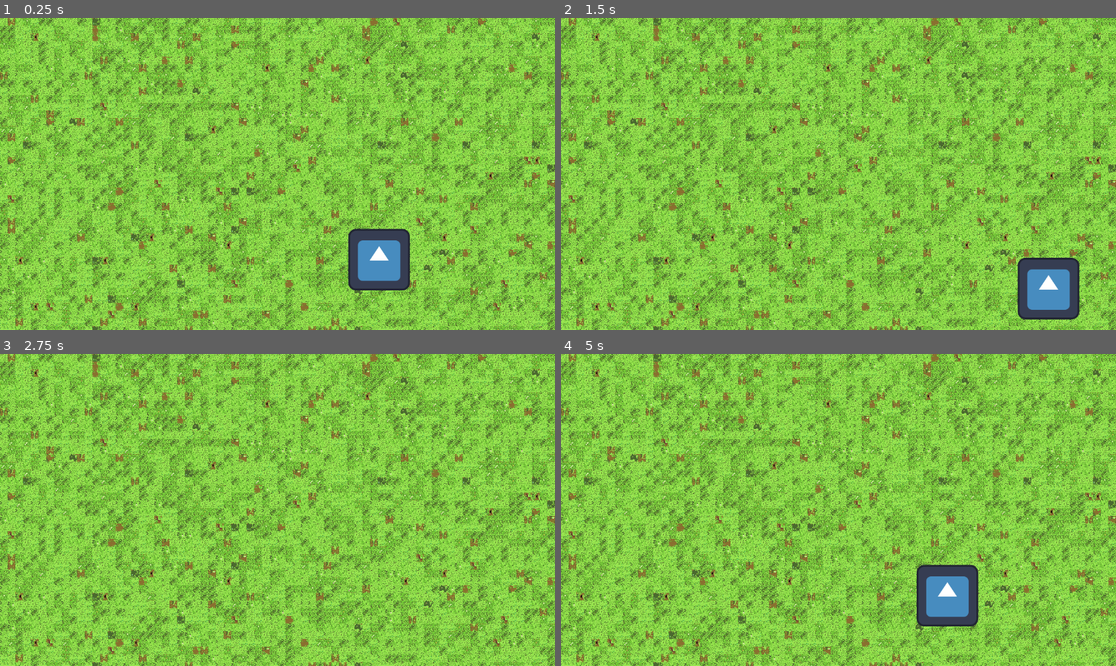
Above: before the commit, frames 1-4 (two rows, left to right).
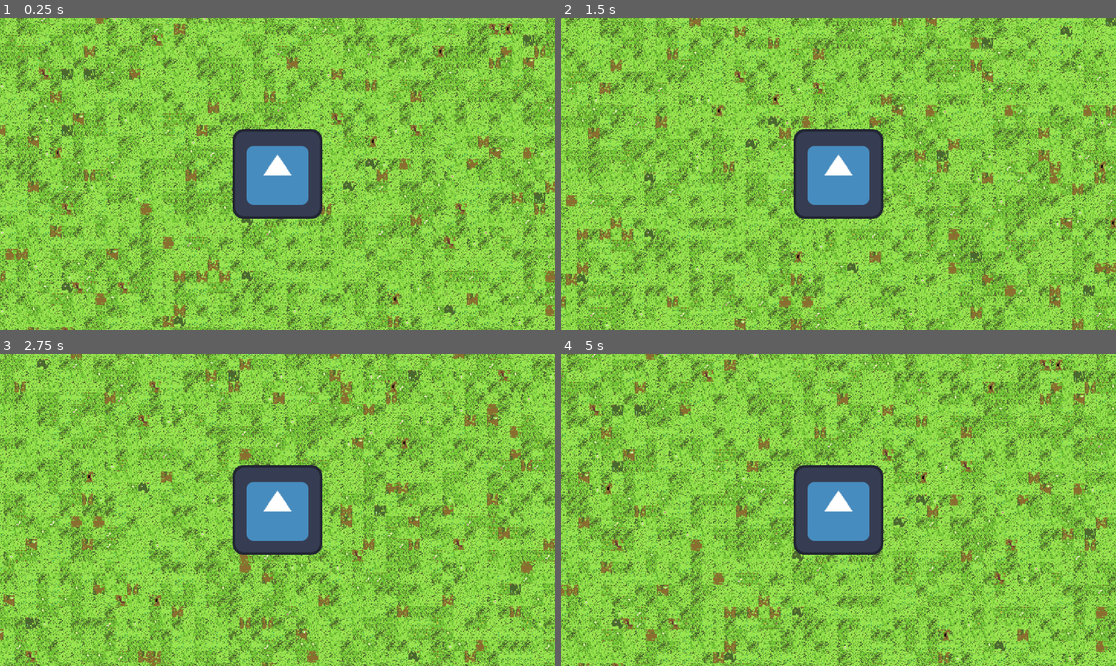
Above: after the commit, the same moments.

Repository: btalbert11/SurvivorGame
Game: Godot game, scene res://scenes/game.tscn
The game is run twice, just before and just after one commit, with the same random seed, the same clock (stepped at 60 frames per second) and the same inputs. The engine's default icon, where the game draws it, is replaced by a stand-in: a white triangle on a blue panel in a dark square.
Inputs:
- Up to frame 1 (0.25 s): no input
- Up to frame 2 (1.5 s): tap Enter at 0.5 s; hold D (move_right) 0.53-1.28 s; hold S (move_down) from 1.28 s (still down)
- Up to frame 3 (2.75 s): release S (move_down) at 2.03 s; hold D (move_right) from 2.03 s (still down)
- Up to frame 4 (5 s): release D (move_right) at 2.78 s; hold W (move_up) 2.78-3.53 s; hold A (move_left) from 3.53 s (still down); tap . (camera_zoom_in_DEBUG, bound only after the commit) at 4.15 s; tap , (camera_zoom_out_DEBUG, bound only after the commit) at 4.9 s

The runs differ from the first frame. In frame 1, 66% of the frame differs, in the area x 0-100%, y 0-100%; in frame 2, 66%; in frame 3, 65%; in frame 4, 66%.

Commit message:
added camera controls

Diff:
--- a/project.godot
+++ b/project.godot
@@ -41,6 +41,16 @@
 , Object(InputEventKey,"resource_local_to_scene":false,"resource_name":"","device":-1,"window_id":0,"alt_pressed":false,"shift_pressed":false,"ctrl_pressed":false,"meta_pressed":false,"pressed":false,"keycode":0,"physical_keycode":4194322,"key_label":0,"unicode":0,"echo":false,"script":null)
 ]
 }
+camera_zoom_in_DEBUG={
+"deadzone": 0.5,
+"events": [Object(InputEventKey,"resource_local_to_scene":false,"resource_name":"","device":-1,"window_id":0,"alt_pressed":false,"shift_pressed":false,"ctrl_pressed":false,"meta_pressed":false,"pressed":false,"keycode":0,"physical_keycode":46,"key_label":0,"unicode":46,"echo":false,"script":null)
+]
+}
+camera_zoom_out_DEBUG={
+"deadzone": 0.5,
+"events": [Object(InputEventKey,"resource_local_to_scene":false,"resource_name":"","device":-1,"window_id":0,"alt_pressed":false,"shift_pressed":false,"ctrl_pressed":false,"meta_pressed":false,"pressed":false,"keycode":0,"physical_keycode":44,"key_label":0,"unicode":44,"echo":false,"script":null)
+]
+}
 
 [rendering]
 
--- a/scenes/game.tscn
+++ b/scenes/game.tscn
@@ -1,7 +1,8 @@
-[gd_scene load_steps=3 format=3 uid="uid://tp66n20xr846"]
+[gd_scene load_steps=4 format=3 uid="uid://tp66n20xr846"]
 
 [ext_resource type="PackedScene" uid="uid://ch3veo7hdtlb6" path="res://scenes/grass_level.tscn" id="1_efuu8"]
 [ext_resource type="PackedScene" uid="uid://dx4tx584t45eu" path="res://scenes/player.tscn" id="2_w6apd"]
+[ext_resource type="Script" path="res://scripts/MainCamera.gd" id="3_45xlr"]
 
 [node name="Game" type="Node2D"]
 
@@ -9,3 +10,7 @@
 
 [node name="Player" parent="." instance=ExtResource("2_w6apd")]
 position = Vector2(787, 502)
+
+[node name="MainCamera" type="Camera2D" parent="Player"]
+zoom = Vector2(1.46, 1.46)
+script = ExtResource("3_45xlr")
--- /dev/null
+++ b/scripts/MainCamera.gd
@@ -0,0 +1,16 @@
+extends Camera2D
+
+
+# Called when the node enters the scene tree for the first time.
+func _ready():
+	pass # Replace with function body.
+
+
+# Called every frame. 'delta' is the elapsed time since the previous frame.
+func _process(delta):
+	if Input.is_action_pressed("camera_zoom_in_DEBUG"):
+		zoom += Vector2(.01, 0.01)
+		print(zoom)
+	elif Input.is_action_pressed("camera_zoom_out_DEBUG"):
+		zoom -= Vector2(0.01, 0.01)
+		print(zoom)
